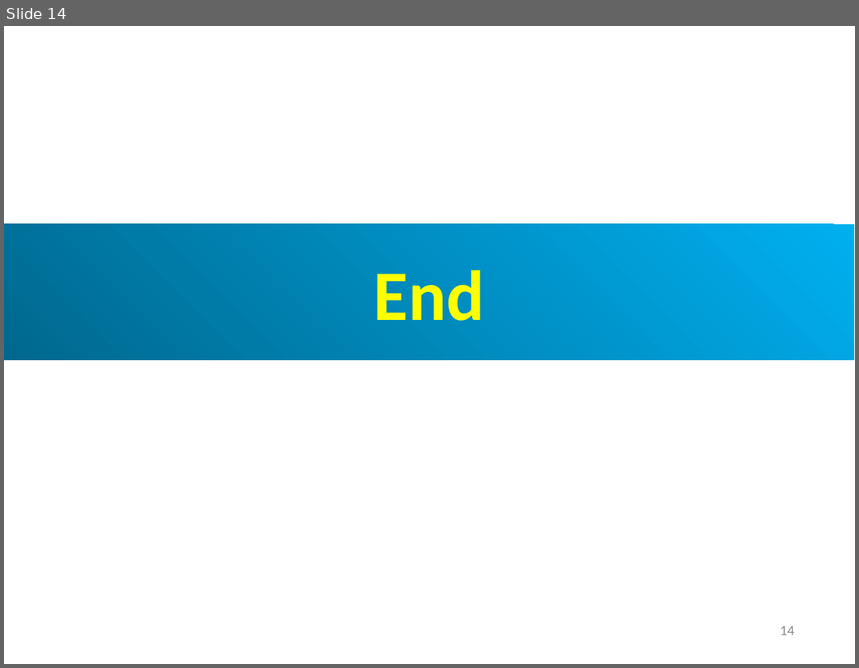
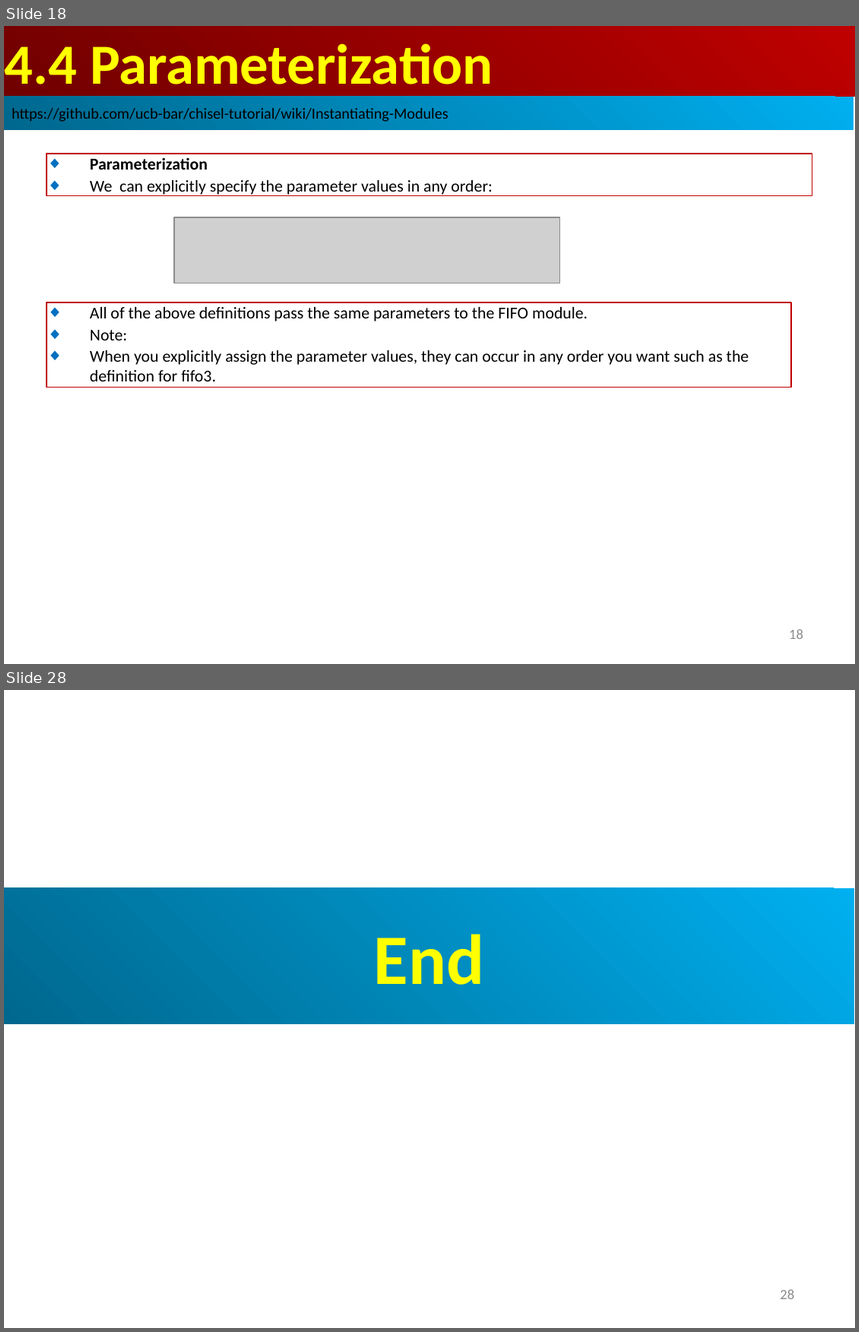
Before and after one commit to peterhchen/AIU_CS800_Chisel, a slide deck: 700_Dev_Guide/004_Module/000_Video/004_Module.ppt. Shown one above the other, each under a label of ours: slide 14 before the commit, slides 18 and 28 after it; the slides between them are not shown. The pictures are 859x668 and 859x1332 pixels, drawn with LibreOffice and Linux fonts; fonts in the diff are those of the drawing; grey boxes stand for pictures. Boxes give left, top, right and bottom in pixels: in the first picture for what was removed or moved away, otherwise in the second. Text is boxed around its words. In the diff, an @@ line names an element or a change of style, - is before the commit and + after.

```diff
--- a/700_Dev_Guide/004_Module/000_Video/004_Module.ppt
+++ b/700_Dev_Guide/004_Module/000_Video/004_Module.ppt
@@ slide 18 added at <box>4,26,855,664</box>, background #FFFFFF @@
@@ rectangle added at <box>5,26,855,97</box>, fill gradient #BF0000 to #710000, 48 pt, text #FFFF00, bold @@
+4.4 Parameterization
@@ rectangle added at <box>4,97,854,130</box>, fill gradient #00AFEF to #00688E, 13 pt, text #000000 @@
+https://github.com/ucb-bar/chisel-tutorial/wiki/Instantiating-Modules
@@ rectangle added at <box>47,154,813,196</box>, outline #C00000 0.74 pt, 14 pt, text #000000 @@
+◆ Parameterization
+◆ We can explicitly specify the parameter values in any order:
@@ picture added at <box>174,218,560,283</box> @@
@@ rectangle added at <box>47,303,791,388</box>, outline #C00000 0.74 pt, 14 pt, text #000000 @@
+◆ All of the above definitions pass the same parameters to the FIFO module.
+◆ Note:
+◆ When you explicitly assign the parameter values, they can occur in any order you want such as the definition for fifo3.
@@ page number added at <box>789,629,804,639</box>, 12 pt, text #8B8B8B @@
+18
@@ what was slide 14 is now slide 28 @@
@@ page number at <box>780,1290,794,1300</box>: text changed @@
-14
+28
```
Also in this commit, not shown: 10 slides changed, 13 other slides added.
